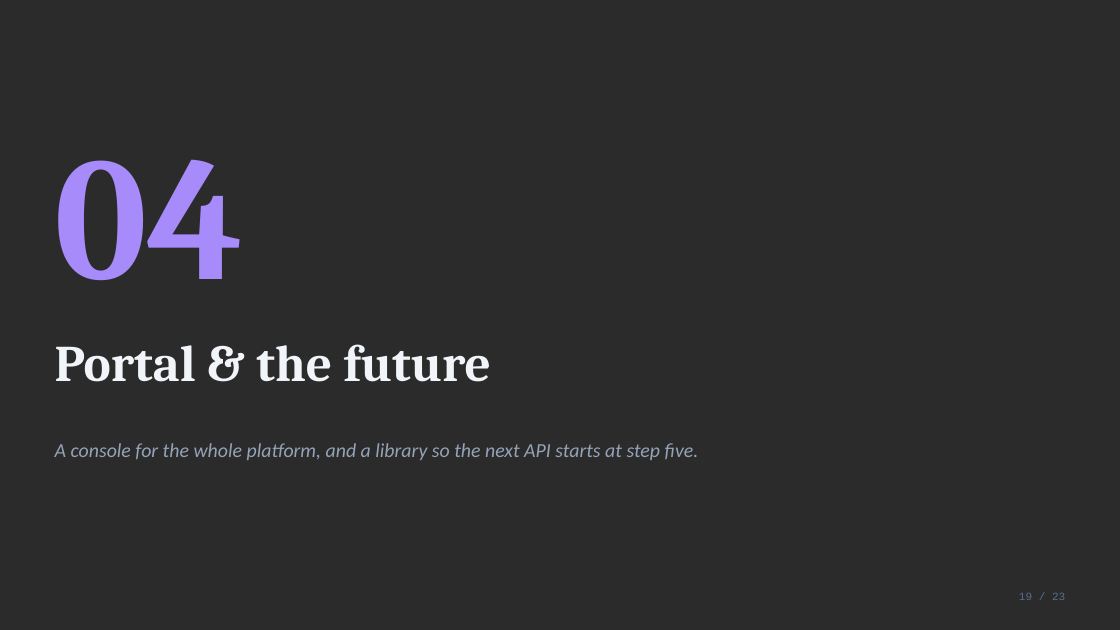
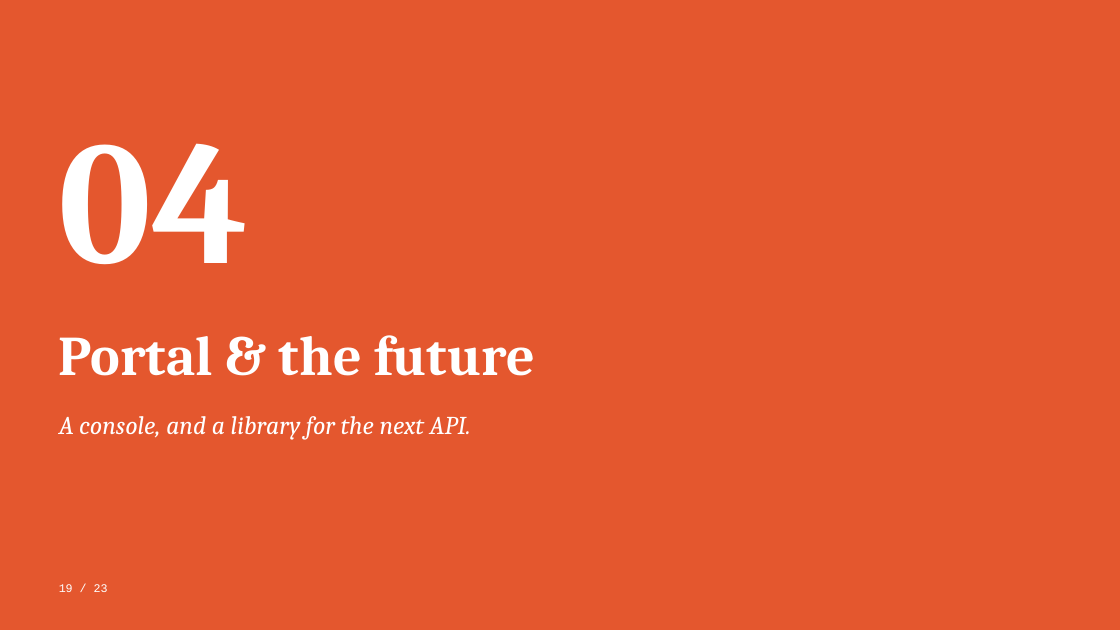
Before and after one commit to black-cloudlet/serverless, a slide deck: slide 19 of docs/presentation/serverless-platform.pptx. Drawn at 1120x630 pixels with LibreOffice and Linux fonts; fonts in the diff are those of the drawing; background and template pictures are left out; a plain dark background stands for a picture behind light text. Boxes give left, top, right and bottom in pixels: in the first picture for what was removed or moved away, otherwise in the second. Text is boxed around its words. In the diff, an @@ line names an element or a change of style, - is before the commit and + after.

```diff
--- a/docs/presentation/serverless-platform.pptx
+++ b/docs/presentation/serverless-platform.pptx
@@ background picture (left out) to #E4572E @@
@@ text "04": place and size @@
-text "04" at <box>55,159,245,281</box>
+text "04" at <box>59,143,249,265</box>
@@ text "04" at <box>59,143,249,265</box>: text colour #A78BFA to #FFFFFF @@
@@ text "Portal & the future": place and size @@
-text "Portal & the future" at <box>55,344,491,382</box>
+text "Portal & the future" at <box>59,335,535,376</box>
@@ text "Portal & the future" at <box>59,335,535,376</box>: size 44 to 48 pt, text colour #F1F5F9 to #FFFFFF @@
@@ text at <box>59,416,471,440</box>: text changed; size 17 to 22 pt; font Calibri to Cambria; text colour #94A3B8 to #FFFFFF @@
-A console for the whole platform, and a library so the next API starts at step five.
+A console, and a library for the next API.
@@ text "19 / 23": place and size @@
-text "19 / 23" at <box>1019,593,1065,600</box>
+text "19 / 23" at <box>59,584,108,592</box>
@@ text "19 / 23" at <box>59,584,108,592</box>: size 9.5 to 10 pt, text colour #5B6B8A to #FFFFFF; alignment right to left @@
```
Also in this commit, not shown: 20 other slides changed, 2 slides added, 2 slides removed, 11 other files.
